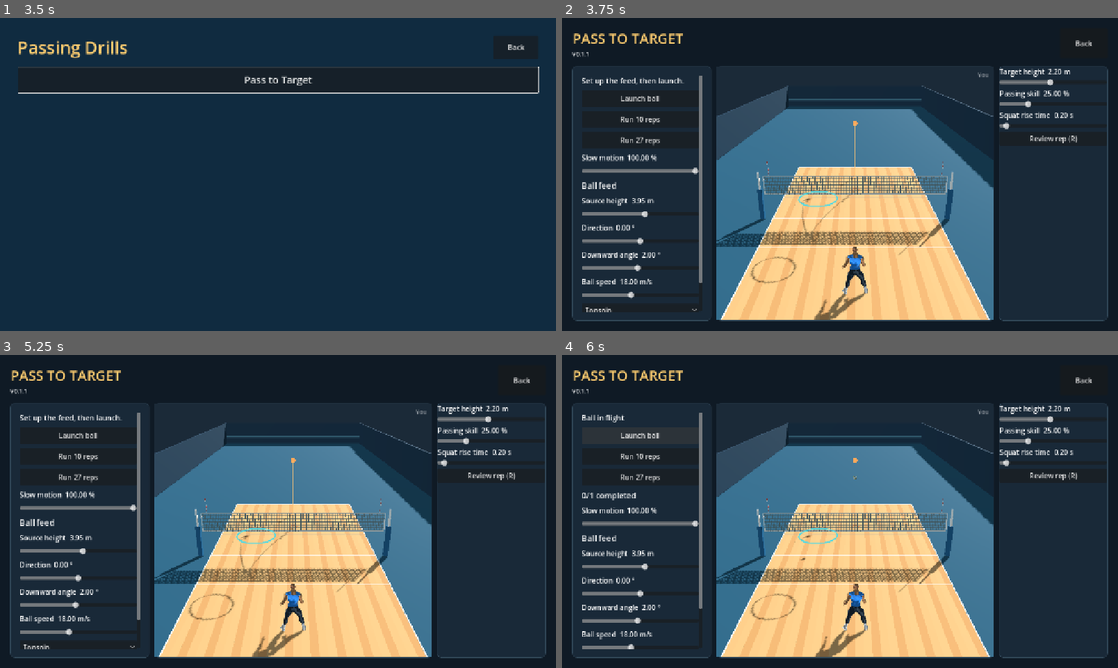
Above: before the commit, frames 1-4 (two rows, left to right).
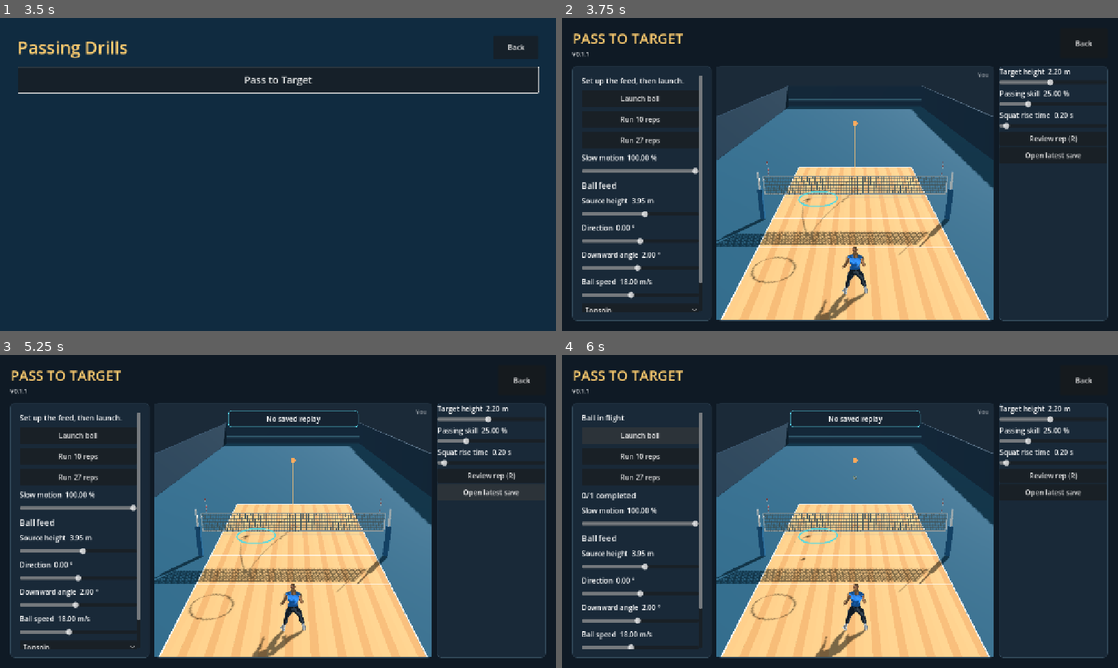
Above: after the commit, the same moments.

Repository: foreandr/volleyball
Game: Godot game, scene res://scenes/main.tscn
Same seed, same stepped clock (60 frames per second), same inputs: the game is played once before the commit and once after it. Sound files missing from this copy of the repository are replaced by a short silence.
Inputs (mouse positions are in pixels of both pictures, inside the frame that each line leads up to):
- Up to frame 1 (3.5 s): click "Simulate" at 0.5 s; click "Back" at 1.25 s; click "Drills" at 2 s; click "Passing" at 2.75 s
- Up to frame 2 (3.75 s): click "Pass to Target" at 3.5 s
- Up to frame 3 (5.25 s): click "Review rep (R)" at 4.25 s; click (489, 492) at 5 s, where only the run after the commit has a clickable "Open latest save"
- Up to frame 4 (6 s): click "Launch ball" at 5.75 s

Frame 1 is identical in both runs. In frame 2, 0.1% of the frame differs, in the area x 83-94%, y 42-46%; in frame 3, 0.4%, in the area x 41-94%, y 17-46%; in frame 4, 0.4%.
Error before the commit: Invalid access to property or key 'visible' on a base object of type 'Nil'. (res://scripts/story_animations.gd:1203)
Error after the commit: Invalid access to property or key 'visible' on a base object of type 'Nil'. (res://scripts/story_animations.gd:1227)

Commit message:
Save and reopen the selected drill replay

Diff:
--- a/scripts/drills_menu.gd
+++ b/scripts/drills_menu.gd
@@ -1,4 +1,6 @@
 extends Control
+
+const Replay = preload("res://scripts/match_replay.gd")
 
 const CATEGORIES := {
 	"Passing": [{"title":"Pass to Target","scene":"res://scenes/story_animations.tscn"}],
@@ -264,6 +266,7 @@
 	var game: Node3D = target_drill.game
 	var replay = game.replay
 	review_button = review_control(panel,"Review rep (R)",toggle_review)
+	review_control(panel,"Open latest save",open_latest_saved_rep)
 	replay_panel = VBoxContainer.new()
 	panel.add_child(replay_panel)
 	playback = review_control(replay_panel,"Play (Space)",toggle_playback)
@@ -285,6 +288,7 @@
 	replay_panel.add_child(reps)
 	previous_rep = review_control(reps,"Previous rep",func(): target_drill.open_review(target_drill.review_index-1,true))
 	next_rep = review_control(reps,"Next rep",func(): target_drill.open_review(target_drill.review_index+1,true))
+	review_control(replay_panel,"Save replay",save_reviewed_rep)
 	add_speed(replay_panel,"Replay speed",replay.speed,func(value: float): replay.speed = value)
 	review_control(replay_panel,"Edit setter",target_drill.edit_setter)
 	if target_drill.drill_title() == "Butterfly":
@@ -293,9 +297,26 @@
 		review_control(replay_panel,"Edit hitter",target_drill.edit_role.bind(1,"Butterfly spike","Attacking","Line Hit","hitter"))
 	update_review()
 
+func save_reviewed_rep() -> void:
+	var rep: int = target_drill.game.replay.saved_evidence.get("rep",target_drill.review_index+1)
+	var path: String = target_drill.game.save_reviewed_rep(target_drill.drill_title(),rep,setting_camera,camera_focus)
+	marker_popup.flash("Replay saved" if not path.is_empty() else "Could not save replay")
+
+func open_latest_saved_rep() -> void:
+	var record := Replay.latest_saved(target_drill.drill_title())
+	if record.is_empty():
+		marker_popup.flash("No saved replay")
+		return
+	var game: Node3D = target_drill.game
+	if game.replay.open_saved(game,record,setting_camera):
+		camera_focus = record.evidence.get("camera_focus",camera_focus)
+		target_drill.show_rep_target(game.replay.frames)
+		update_review()
+
 func toggle_review() -> void:
 	var game: Node3D = target_drill.game
-	if game.replay.active: target_drill.close_review()
+	if game.replay.active:
+		target_drill.close_review()
 	else: target_drill.open_review(target_drill.review_count()-1)
 	update_review()
 
@@ -309,7 +330,7 @@
 func update_review() -> void:
 	var replay = target_drill.game.replay
 	var count: int = target_drill.review_count()
-	review_button.disabled = count == 0
+	review_button.disabled = count == 0 and not replay.active
 	review_button.text = "Back to drill (R)" if replay.active else "Review rep (R)"
 	replay_panel.visible = replay.active
 	if not replay.active: return
@@ -317,8 +338,11 @@
 	seek.max_value = replay.frames.size()-1
 	seek.set_value_no_signal(replay.index)
 	frame_label.text = "Rep %d / %d | Frame %d / %d" % [target_drill.review_index+1,count,replay.index,replay.frames.size()-1]
-	previous_rep.disabled = target_drill.review_index <= 0
-	next_rep.disabled = target_drill.review_index >= count-1
+	var showing_saved_rep: bool = not replay.saved_evidence.is_empty()
+	if showing_saved_rep:
+		frame_label.text = "Saved rep %d | Frame %d / %d" % [replay.saved_evidence.rep,replay.index,replay.frames.size()-1]
+	previous_rep.disabled = showing_saved_rep or target_drill.review_index <= 0
+	next_rep.disabled = showing_saved_rep or target_drill.review_index >= count-1
 
 func setting_panel(width: float) -> VBoxContainer:
 	var panel := PanelContainer.new()
--- a/scripts/match_replay.gd
+++ b/scripts/match_replay.gd
@@ -1,4 +1,6 @@
 extends RefCounted
+
+const SAVED_DIRECTORY := "user://saved-replays"
 
 var current: Array[Dictionary] = []
 var previous: Array[Dictionary] = []
@@ -11,6 +13,7 @@
 var index := 0
 var ball_offset := Vector3.ZERO
 var actor_offsets := {}
+var saved_evidence := {}
 
 func capture(match_: Node3D) -> Dictionary:
 	var actors := []
@@ -50,6 +53,7 @@
 		playing = false
 		ball_offset = Vector3.ZERO
 		actor_offsets.clear()
+		saved_evidence.clear()
 		apply(match_,restore,restore,0.0)
 		match_.ball.global_transform = restore.match_ball
 		match_.ball.visible = restore.match_visible
@@ -126,6 +130,42 @@
 	match_.info.text = first.info
 	match_.player_label.global_position = match_.human.global_position+Vector3.UP*2.17
 
+static func saved_directory(title: String) -> String:
+	return SAVED_DIRECTORY.path_join(title.to_snake_case())
+
+static func latest_saved(title: String) -> Dictionary:
+	var directory := saved_directory(title)
+	if not DirAccess.dir_exists_absolute(directory): return {}
+	var names := DirAccess.get_files_at(directory)
+	names.sort()
+	for i in range(names.size()-1,-1,-1):
+		if not names[i].ends_with(".vreplay"): continue
+		var file := FileAccess.open(directory.path_join(names[i]),FileAccess.READ)
+		if file == null: continue
+		var record: Variant = file.get_var()
+		if record is Dictionary and record.get("schema") == 1 and record.get("evidence",{}).get("drill") == title:
+			return record
+	return {}
+
+func open_saved(match_: Node3D, record: Dictionary, camera: Camera3D) -> bool:
+	var selected: Array[Dictionary] = []
+	selected.assign(record.get("frames",[]))
+	if selected.size() < 2: return false
+	if active: toggle(match_,true)
+	toggle(match_,true,selected)
+	restore_saved_view(match_,record.evidence,camera)
+	return true
+
+func restore_saved_view(match_: Node3D, evidence: Dictionary, camera: Camera3D) -> void:
+	saved_evidence = evidence.duplicate()
+	playing = false
+	ball_offset = evidence.get("ball_offset",Vector3.ZERO)
+	actor_offsets = evidence.get("actor_offsets",{}).duplicate()
+	speed = float(evidence.get("speed",speed))
+	camera.global_transform = evidence.get("camera",camera.global_transform)
+	camera.fov = float(evidence.get("fov",camera.fov))
+	seek(match_,float(evidence.get("clock",0.0)))
+
 func drill_rep_count(history: Array) -> int:
 	return history.size()+int(current.size() >= 2)
 
--- a/scripts/match_review.gd
+++ b/scripts/match_review.gd
@@ -148,16 +148,24 @@
 	for sample in (game.replay.current if samples.is_empty() else samples):
 		if float(sample.time) >= float(evidence.time)-lookback and float(sample.time) <= float(evidence.time)+0.85:
 			frames.append(sample)
+	return write_replay(game,evidence,frames,directory)
+
+func write_replay(game: Node3D, evidence: Dictionary, frames: Array, directory: String) -> String:
 	if frames.size() < 2 or DirAccess.make_dir_recursive_absolute(directory) != OK: return ""
 	var path := directory.path_join("%d-%d.vreplay" % [int(Time.get_unix_time_from_system()*1000000),OS.get_process_id()])
 	var file := FileAccess.open(path+".tmp",FileAccess.WRITE)
 	if file == null: return ""
 	var record := {"schema":1,"team_size":game.team_size,"point":evidence.get("point",game.rallies),"evidence":evidence,"frames":frames,
 		"match_id":"%s:%d" % [game.trace.path,game.trace.feed-game.rallies],"score":game.score.duplicate()}
-	file.store_var(record)
+	var written := file.store_var(record)
 	file.close()
+	if not written:
+		DirAccess.remove_absolute(path+".tmp")
+		return ""
+	if DirAccess.rename_absolute(path+".tmp",path) != OK:
+		DirAccess.remove_absolute(path+".tmp")
+		return ""
 	if directory == DIRECTORY: cache_finding(path,finding_summary(record,path))
-	if DirAccess.rename_absolute(path+".tmp",path) != OK: return ""
 	return path
 
 static func collect_findings(known: Dictionary, budget_ms := 0) -> void:
--- a/scripts/story_animations.gd
+++ b/scripts/story_animations.gd
@@ -312,6 +312,7 @@
 	match_replay_button.focus_mode = Control.FOCUS_NONE
 	match_replay_button.pressed.connect(toggle_match_replay)
 	tuning.add_child(match_replay_button)
+	tuning.add_child(button("Open latest save",open_latest_saved_rep))
 	match_replay_panel = VBoxContainer.new()
 	match_replay_panel.hide()
 	tuning.add_child(match_replay_panel)
@@ -361,7 +362,25 @@
 		StorySession.save_match_preference("replay_speed",value)
 		speed_label.text = "Replay speed  %.2f×" % value)
 	match_replay_panel.add_child(speed)
+	match_replay_panel.add_child(button("Save replay",save_reviewed_rep))
 	match_replay_panel.add_child(label("Middle drag or WASD to move camera\nScroll to zoom",15))
+
+func open_latest_saved_rep() -> void:
+	var title := "Pass to Target" if passing_drill != null else "Match"
+	var record := preload("res://scripts/match_replay.gd").latest_saved(title)
+	if record.is_empty():
+		show_marker_popup("No saved replay")
+		return
+	if demo_match.replay.open_saved(demo_match,record,preview_camera):
+		setting_camera_focus = record.evidence.get("camera_focus",setting_camera_focus)
+		update_match_replay_controls()
+
+func save_reviewed_rep() -> void:
+	var title := "Pass to Target" if passing_drill != null else "Match"
+	var current_rep: int = passing_drill.review_rep+1 if passing_drill != null else 0
+	var rep: int = demo_match.replay.saved_evidence.get("rep",current_rep)
+	var path: String = demo_match.save_reviewed_rep(title,rep,preview_camera,setting_camera_focus)
+	show_marker_popup("Replay saved" if not path.is_empty() else "Could not save replay")
 
 func open_lab_replay() -> void:
 	var path := StorySession.lab_replay_path
@@ -378,6 +397,10 @@
 	demo_match.replay.previous.assign(frames)
 	toggle_match_replay()
 	var evidence: Dictionary = record.get("evidence",{})
+	if evidence.get("type") == "Saved replay":
+		demo_match.replay.restore_saved_view(demo_match,evidence,preview_camera)
+		setting_camera_focus = evidence.get("camera_focus",setting_camera_focus)
+		update_match_replay_controls()
 	if evidence.has("type"): show_marker_popup(str(evidence.type).capitalize())
 
 func toggle_match_replay() -> void:
@@ -414,9 +437,10 @@
 	if passing_drill != null:
 		var total: int = passing_drill.review_count()
 		var rep: int = passing_drill.review_rep
-		previous_rep_button.disabled = rep <= 0
-		next_rep_button.disabled = rep >= total-1
-		review_rep_label.text = "Rep %d / %d" % [rep+1,total]
+		var showing_saved_rep: bool = not replay.saved_evidence.is_empty()
+		previous_rep_button.disabled = showing_saved_rep or rep <= 0
+		next_rep_button.disabled = showing_saved_rep or rep >= total-1
+		review_rep_label.text = "Saved rep %d" % replay.saved_evidence.rep if showing_saved_rep else "Rep %d / %d" % [rep+1,total]
 	match_replay_play.text = "Pause (Space)" if replay.playing else "Play (Space)"
 	match_replay_frame.text = "Frame %d / %d" % [replay.index,replay.frames.size()-1]
 	match_replay_seek.max_value = replay.frames.size()-1
--- a/scripts/volleyball_match.gd
+++ b/scripts/volleyball_match.gd
@@ -2783,6 +2783,14 @@
 		"receiving_team":receiving_team,"last_touch":last_player,"touches":touches,"set_apex":last_set_apex,"set_zone":SET_ZONES.find(called_pin.x)+1,
 		"blocker":defender_assignment,"takes_line":block_line,"dig_pocket":pocket_x,"players":actors}
 
+func save_reviewed_rep(title: String, rep: int, camera: Camera3D, camera_focus: Vector3) -> String:
+	if not replay.active: return ""
+	var evidence := {"type":"Saved replay","drill":title,"rep":rep,"frame":replay.index,
+		"time":replay.frames[replay.index].time,"clock":replay.clock,"speed":replay.speed,
+		"camera":camera.global_transform,"camera_focus":camera_focus,"fov":camera.fov,"ball_offset":replay.ball_offset,
+		"actor_offsets":replay.actor_offsets}
+	return review.write_replay(self,evidence,replay.frames,replay.saved_directory(title))
+
 func mark_trace() -> bool:
 	if trace.file == null: return false
 	var snapshot: Dictionary = replay.frames[replay.index].trace.duplicate(true) if replay.active else trace_snapshot()
